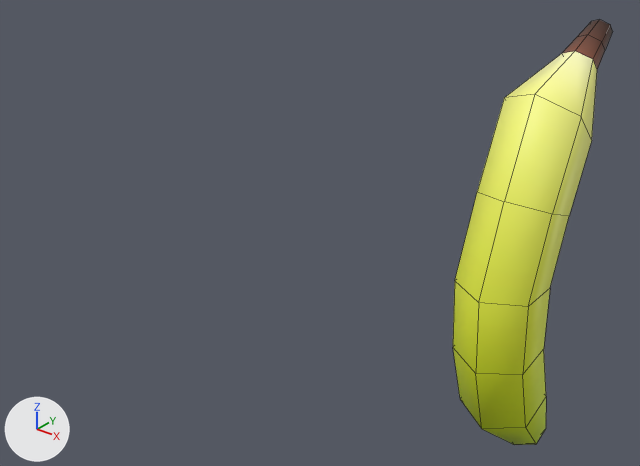
One commit to the FBX model Assets/Art/3D/Props/Banana.fbx: the scene before it, then after it.
Before and after are seen from a camera (50 mm lens) standing at (0.4, -1.86, 1.1) and looking at (-1.23, 0.19, -0.17). Every picture has the same lights, and +X, +Y and +Z are marked at lower left. Mesh edges are drawn as thin lines. Where no turn or scale is listed for an object, it has been applied to the vertices.

Objects in the first picture: 'Bannanna'.
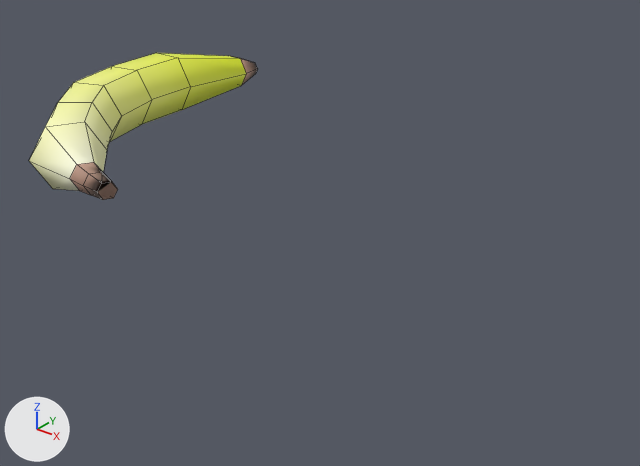
Where the newer file only moved an object's origin or applied its transform, the numbers keep the older frame.

Pixel boxes [x1, y1, x2, y2] of what changed, in the pictures (640 x 466 px):
'Bannanna', surface changed, reshaped (43% wider, 65% shorter)
    before: [453, 20, 613, 445]
    after: [29, 53, 258, 200]

The edits, one by one:
Picture 'PaletteG.png' (img_paletteg_png) is now built by load_image('PaletteG.png', '../../Textures/PaletteG.png', 1024, 1024, 'Non-Color') instead of load_image('PaletteG.png', '../../Textures/PaletteG.png', 1024, 1024, 'sRGB').
me_cylinder_010 has 60 vertices, 57 faces and spans x -0.104..0.113, y -0.132..0.423, z -0.718..0.599.
me_cylinder_010 is used by ob_bannanna; location (-0.488, 0.0, 0.0).
me_cylinder_010 part 1: the whole mesh is multiplied about its middle by the matrix ((0.0, 0.94, 0.342), (0.0, 0.342, -0.94), (-1.0, 0.0, 0.0)), then moved by (-1.514, -0.04, 0.172).
